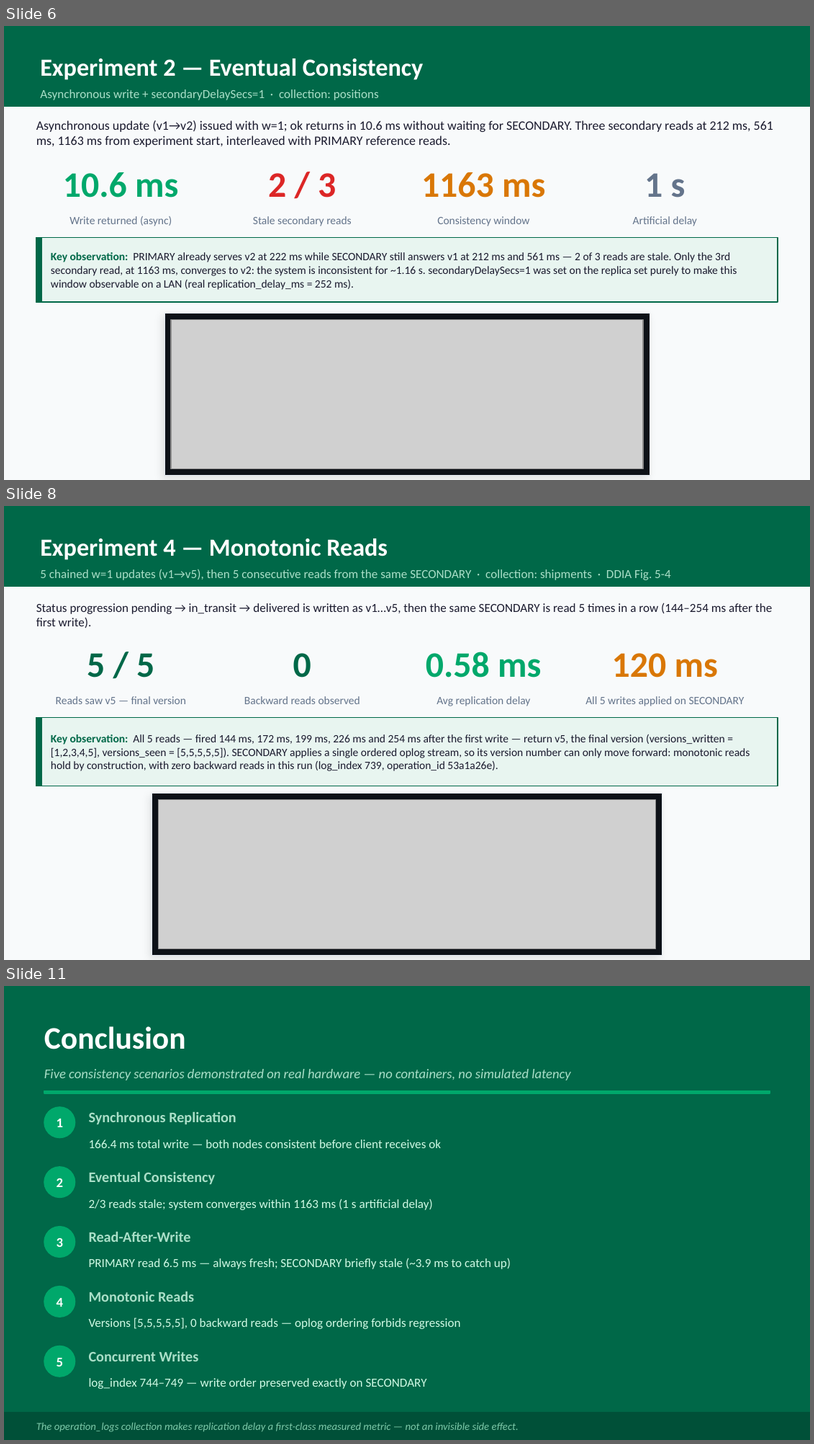
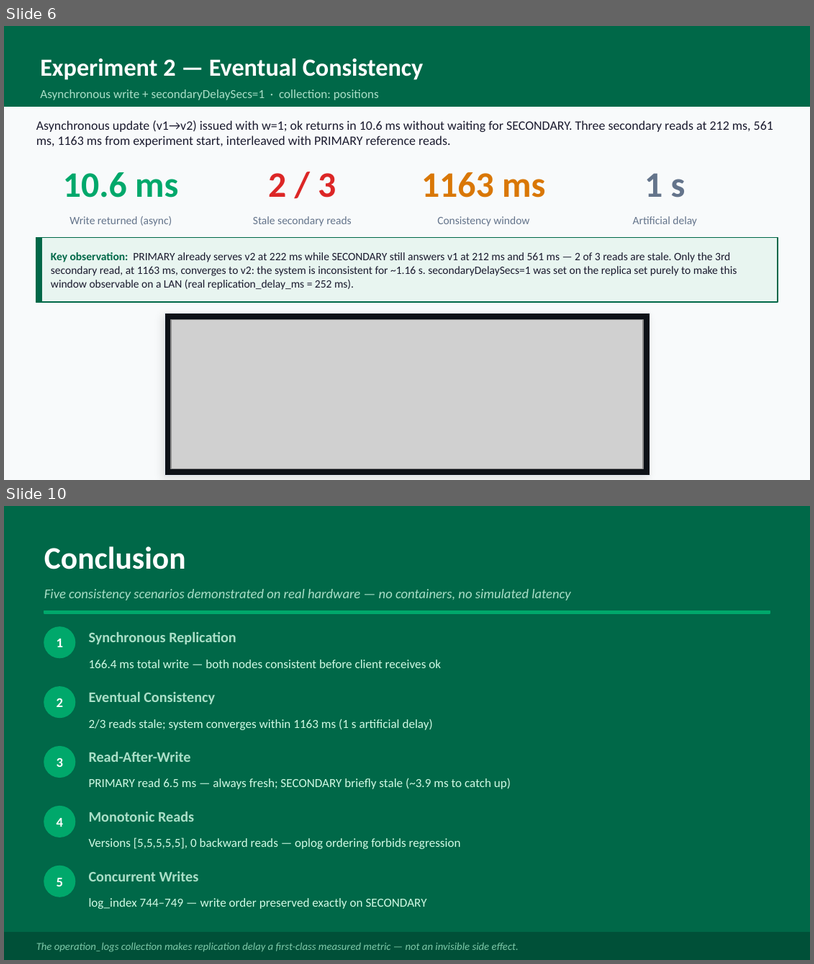
Before and after one commit to mertkarahan955/ceng465_project, a slide deck: presentation/report_presentation.pptx. Shown one above the other, each under a label of ours: slides 6, 8 and 11 before the commit, slides 6 and 10 after it; the slides between them are not shown. The pictures are 814x1444 and 814x964 pixels, drawn with LibreOffice and Linux fonts; fonts in the diff are those of the drawing; grey boxes stand for pictures. Boxes give left, top, right and bottom in pixels: in the first picture for what was removed or moved away, otherwise in the second. Text is boxed around its words. In the diff, an @@ line names an element or a change of style, - is before the commit and + after.

Commit message:
monotonic reads, raw, concurrency write

```diff
--- a/presentation/report_presentation.pptx
+++ b/presentation/report_presentation.pptx
@@ slide 8 removed at box(4, 506, 810, 960), background #F8FAFB @@
@@ rectangle removed at box(4, 506, 810, 587) @@
@@ text removed at box(40, 538, 388, 560) @@
-Experiment 4 — Monotonic Reads
@@ text removed at box(40, 569, 671, 580) @@
-5 chained w=1 updates (v1→v5), then 5 consecutive reads from the same SECONDARY · collection: shipments · DDIA Fig. 5-4
@@ text removed at box(36, 602, 772, 628) @@
-Status progression pending → in_transit → delivered is written as v1…v5, then the same SECONDARY is read 5 times in a row (144–254 ms after the first write).
@@ text removed at box(87, 653, 154, 677) @@
-5 / 5
@@ text removed at box(293, 653, 311, 677) @@
-0
@@ text removed at box(426, 651, 541, 677) @@
-0.58 ms
@@ text removed at box(612, 653, 718, 677) @@
-120 ms
@@ text removed at box(56, 696, 186, 704) @@
-Reads saw v5 — final version
@@ text removed at box(244, 696, 360, 704) @@
-Backward reads observed
@@ text removed at box(437, 696, 531, 706) @@
-Avg replication delay
@@ text removed at box(586, 696, 745, 706) @@
-All 5 writes applied on SECONDARY
@@ rectangle removed at box(36, 717, 778, 786) @@
@@ rectangle removed at box(36, 717, 42, 786) @@
@@ text removed at box(51, 734, 751, 771) @@
-Key observation: All 5 reads — fired 144 ms, 172 ms, 199 ms, 226 ms and 254 ms after the first write — return v5, the final version (versions_written = [1,2,3,4,5], versions_seen = [5,5,5,5,5]). SECONDARY applies a single ordered oplog stream, so its version number can only move forward: monotonic reads hold by construction, with zero backward reads in this run (log_index 739, operation_id 53a1a26e).
@@ rectangle removed at box(152, 793, 663, 955) @@
@@ picture removed at box(159, 800, 656, 949) @@
@@ what was slide 11 is now slide 10 @@
```
Also in this commit, not shown: 1 slide changed, 3 slides added, 3 other slides removed, 9 other files.
